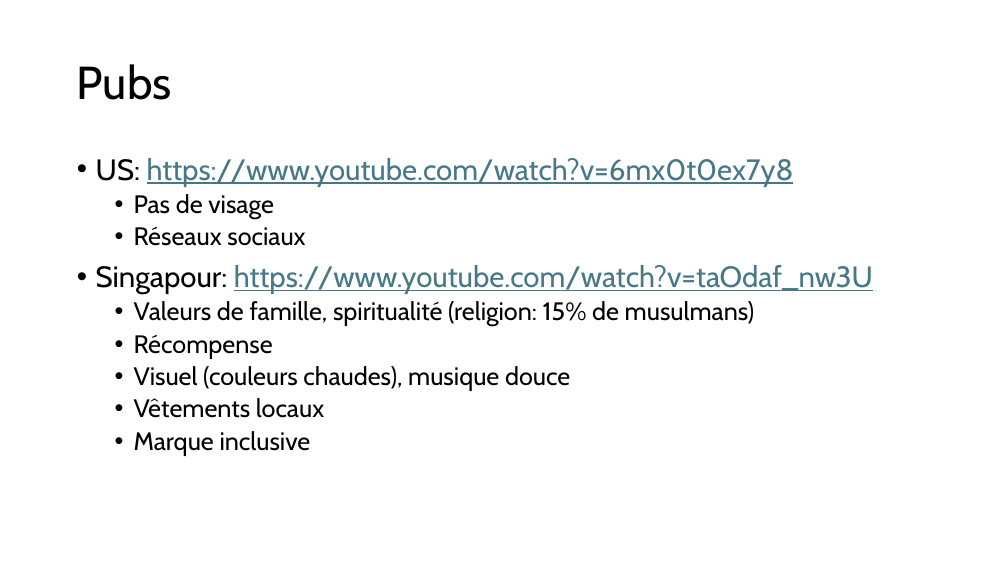
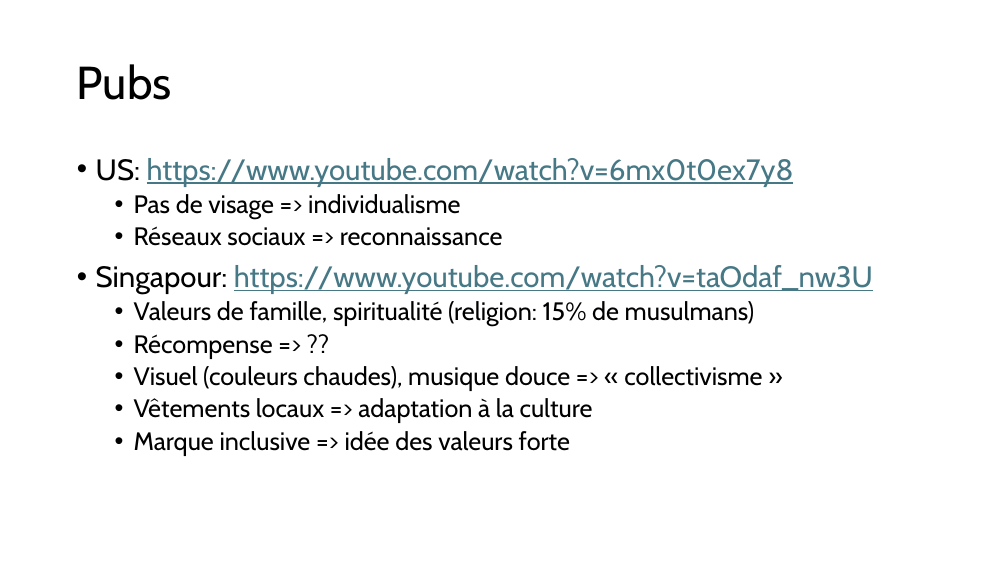
Before and after one commit to Scortail/AnglaisAd, a slide deck: slide 2 of slides.pptx. Drawn at 1008x567 pixels with LibreOffice and Linux fonts; fonts in the diff are those of the drawing. Boxes give left, top, right and bottom in pixels: in the first picture for what was removed or moved away, otherwise in the second. Text is boxed around its words. In the diff, an @@ line names an element or a change of style, - is before the commit and + after.

```diff
--- a/slides.pptx
+++ b/slides.pptx
@@ text at <box>134,194,503,246</box>: text changed @@
-  • Pas de visage
-  • Réseaux sociaux
+  • Pas de visage => individualisme
+  • Réseaux sociaux => reconnaissance
@@ text at <box>134,334,762,456</box>: text changed @@
-  • Récompense
-  • Visuel (couleurs chaudes), musique douce
-  • Vêtements locaux
-  • Marque inclusive
+  • Récompense => ??
+  • Visuel (couleurs chaudes), musique douce => « collectivisme »
+  • Vêtements locaux => adaptation à la culture
+  • Marque inclusive => idée des valeurs forte
```
Also in this commit, not shown: 2 other slides changed, 8 slides removed, 1 other file.
